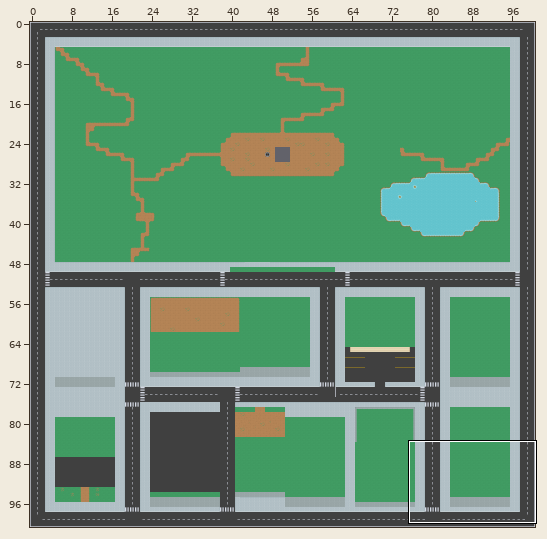
Tiled map (JSON) -- assets/tilemaps/outside-bank.json. The picture above shows the old version from afar; the outline marks the close-up.
Close-up. Old version:
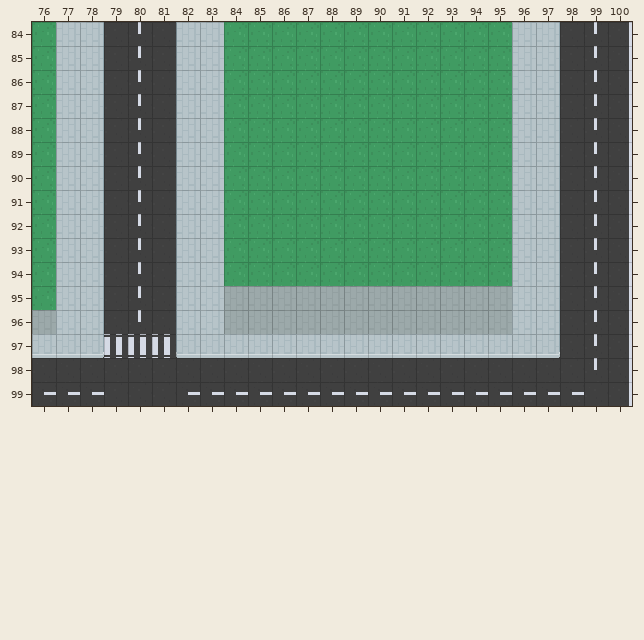
Cells are 16x16 px. Shown: x 76..100, y 84..99. The commit also changed other parts of the map, which this record leaves out.
Now the later version:
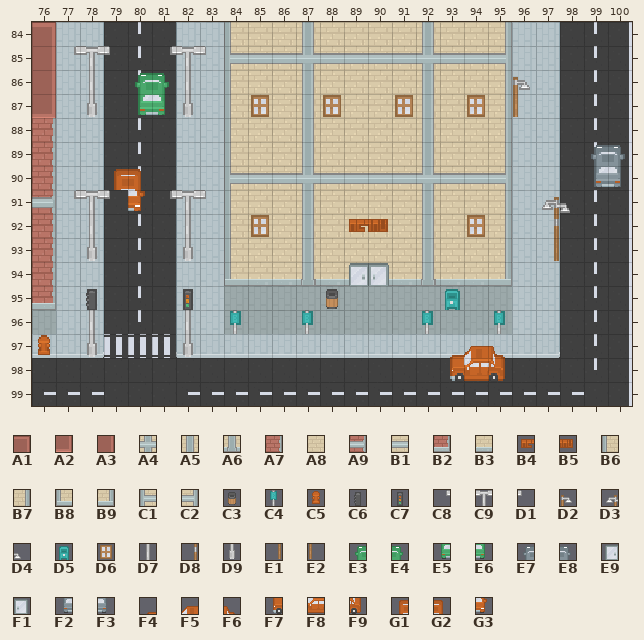
Key: from "RoguelikeCity": A1 1, A2 38, A3 40, A4 157, A5 158, A6 159, A7 188, A8 195, A9 262, B1 269, B2 299, B3 306, B4 331, B5 332, B6 415, B7 416, B8 452, B9 453, C1 454, C2 455, C3 497, C4 527, C5 533, C6 555, C7 557, C8 596, C9 597, D1 598, D2 600, D3 601, D4 602, D5 604, D6 618, D7 634, D8 636, D9 671, E1 673, E2 674, E3 697, E4 698, E5 734, E6 735, E7 845, E8 846, E9 874, F1 875, F2 882, F3 883, F4 919, F5 920, F6 921, F7 956, F8 957, F9 958, G1 995, G2 996, G3 1033.
__ is an empty cell.
Tiles of an added or newly shown layer are drawn over the layers below it.
The exact change:
Layer "World" (now shown):
The edit adds tile A2 in row 87 at x 76.
The edit adds tile A3 in rows 85 to 86 at x 76.
The edit adds tile A4 in row 85 at x 87 and 92; in row 90 at x 87 and 92.
The edit adds tile A5 in row 84 at x 87 and 92; in rows 86 to 89 at x 87 and 92; in rows 91 to 93 at x 87 and 92.
The edit adds tile A6 in row 94 at x 87 and 92.
The edit adds tile A7 in rows 88 to 90 at x 76; in rows 92 to 94 at x 76.
The edit adds tile A8 in row 84 at x 85 to 86, 88 to 91 and 93 to 94; in rows 86 to 89 at x 85 to 86, 88 to 91 and 93 to 94; in rows 91 to 93 at x 85 to 86, 88 to 91 and 93 to 94.
The edit adds tile A9 in row 91 at x 76.
The edit adds tile B1 in row 85 at x 85 to 86, 88 to 91 and 93 to 94; in row 90 at x 85 to 86, 88 to 91 and 93 to 94.
The edit adds tile B2 in row 95 at x 76.
The edit adds tile B3 in row 94 at x 85 to 86, 88 to 91 and 93 to 94.
The edit adds tile B6 in row 84 at x 84; in rows 86 to 89 at x 84; in rows 91 to 93 at x 84.
The edit adds tile B7 in row 84 at x 95; in rows 86 to 89 at x 95; in rows 91 to 93 at x 95.
The edit adds tile B8 in row 94 at x 84.
The edit adds tile B9 in row 94 at x 95.
The edit adds tile C1 in row 85 at x 84; in row 90 at x 84.
The edit adds tile C2 in row 85 at x 95; in row 90 at x 95.
The edit adds tile C3 in row 95 at x 88.
The edit adds tile C4 in row 96 at x 84, 87, 92 and 95.
The edit adds tile C5 in row 97 at x 76.
The edit adds tile D5 in row 95 at x 93.
Layer "Above Player" (now shown):
The edit adds tile A1 in row 84 at x 76.
The edit adds tile B4 in row 92 at x 89.
The edit adds tile B5 in row 92 at x 90.
The edit adds tile C6 in row 95 at x 78.
The edit adds tile C7 in row 95 at x 82.
The edit adds tile C8 in row 85 at x 77 and 81; in row 91 at x 77 and 81.
The edit adds tile C9 in row 85 at x 78 and 82; in row 91 at x 78 and 82.
The edit adds tile D1 in row 85 at x 79 and 83; in row 91 at x 79 and 83.
The edit adds tile D2 in row 86 at x 96.
The edit adds tile D3 in row 91 at x 97.
The edit adds tile D4 in row 91 at x 98.
The edit adds tile D6 in row 87 at x 85, 88, 91 and 94; in row 92 at x 85 and 94.
The edit adds tile D7 in row 86 at x 78 and 82; in row 92 at x 78 and 82; in row 96 at x 78 and 82.
The edit adds tile D8 in row 92 at x 97.
The edit adds tile D9 in row 87 at x 78 and 82; in row 93 at x 78 and 82; in row 97 at x 78 and 82.
The edit adds tile E1 in row 93 at x 97.
The edit adds tile E2 in row 87 at x 96.
The edit adds tile E3 in row 86 at x 80.
The edit adds tile E4 in row 86 at x 81.
The edit adds tile E5 in row 87 at x 80.
The edit adds tile E6 in row 87 at x 81.
The edit adds tile E7 in row 89 at x 99.
The edit adds tile E8 in row 89 at x 100.
The edit adds tile E9 in row 94 at x 89.
The edit adds tile F1 in row 94 at x 90.
The edit adds tile F2 in row 90 at x 99.
The edit adds tile F3 in row 90 at x 100.
The edit adds tile F4 in row 97 at x 93.
The edit adds tile F5 in row 97 at x 94.
The edit adds tile F6 in row 97 at x 95.
The edit adds tile F7 in row 98 at x 93.
The edit adds tile F8 in row 98 at x 94.
The edit adds tile F9 in row 98 at x 95.
The edit adds tile G1 in row 90 at x 79.
The edit adds tile G2 in row 90 at x 80.
The edit adds tile G3 in row 91 at x 80.
Changed places in both close-ups, as pixel boxes (x1, y1, x2, y2):
added: (32, 22, 530, 381)
added: (542, 145, 625, 261)
